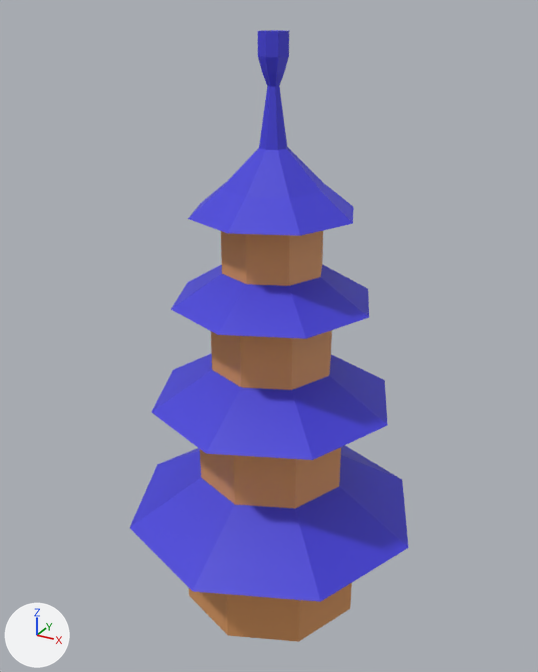
An edit to the OBJ model Demo/models/Tower01.obj, drawn before and after from the same camera.
Both versions are drawn from a camera (50 mm lens) standing at (3.32, -6.12, 6.19) and looking at (-0.06, 0.02, 3.12). Lighting does not change. The marker at lower left points along +X, +Y and +Z. Where no turn or scale is listed for an object, it has been applied to the vertices.

In view in the first picture: 'Tower01'.
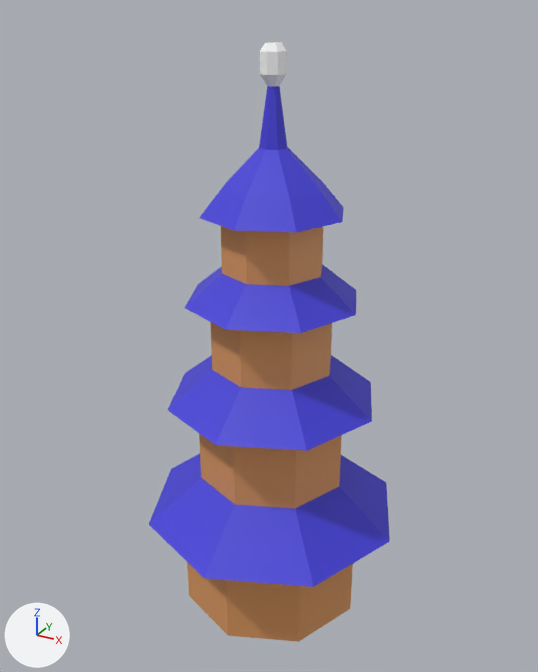
Edits to the bpy script that builds the scene:
```text
Change me_tower01:
    used by ob_tower01; location = (0.0, 0.0, 0.0)
    remove me_tower01.from_pydata(...)  # 144 vertices, 137 faces; spans x -1.6..1.6, y -1.6..1.6, z 0.0..6.02
    add me_tower01.from_pydata(...)  # 144 vertices, 137 faces; spans x -1.39..1.39, y -1.39..1.39, z 0.0..5.92
    me_tower01 part 1: 56 of 144 vertices moved; they spanned x -1.6..1.6, y -1.6..1.6, z 1.09..6.02 and now span x -1.39..1.39, y -1.39..1.39, z 1.09..5.92; mean shift (0.0, 0.0, -0.01); largest move (0.0, 1.6, 1.09) -> (0.0, 1.39, 1.09)
    me_tower01 part 2: 25 kept faces spanning x -0.12..0.12, y -0.12..0.12, z 5.56..5.92 get new texture (UV) coordinates
```

Location of each change, (x1, y1, x2, y2) in pixels of the pictures (538 x 672 px; the box of a moved part takes in the faces that stretch with it):
'Tower01', reshaped (13% narrower)
    before: (130, 30, 408, 642)
    after: (149, 42, 390, 642)
part 1 of me_tower01, moved or reshaped
    before: (130, 182, 408, 602)
    after: (149, 184, 390, 587)
part 2 of me_tower01, surface changed (blue to grey)
    before: (258, 30, 289, 87)
    after: (260, 42, 287, 87)
